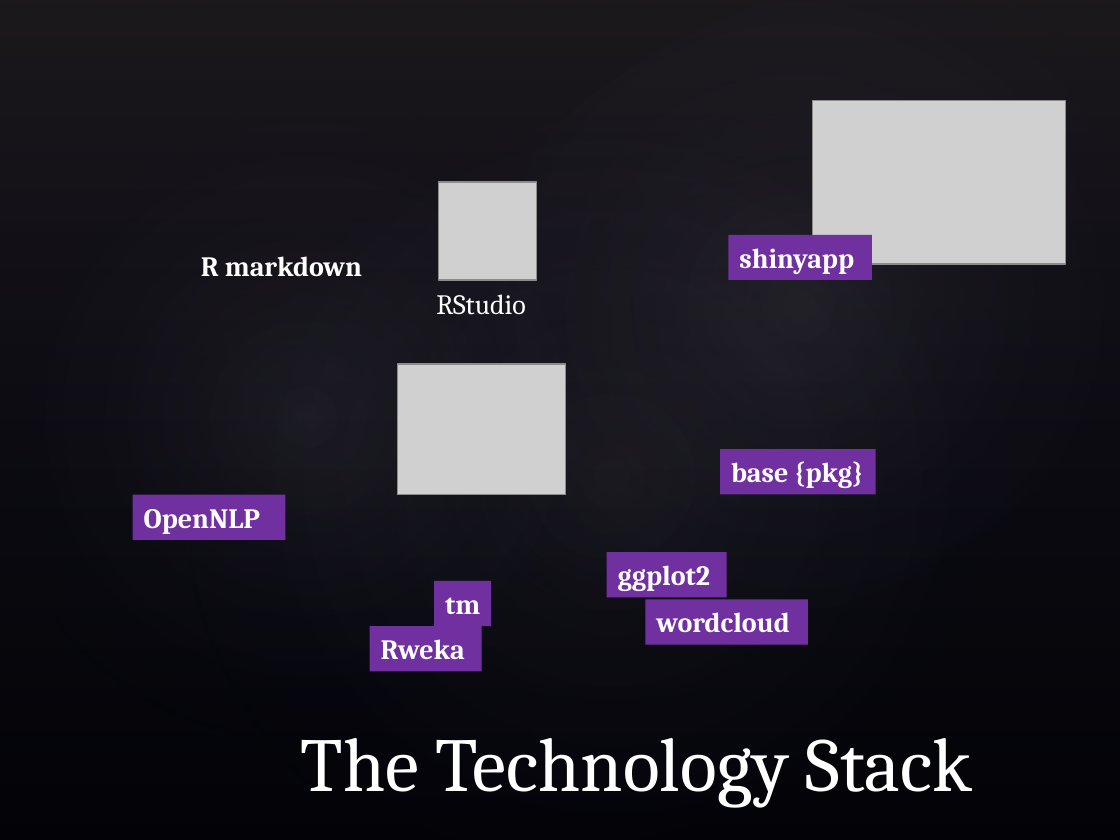
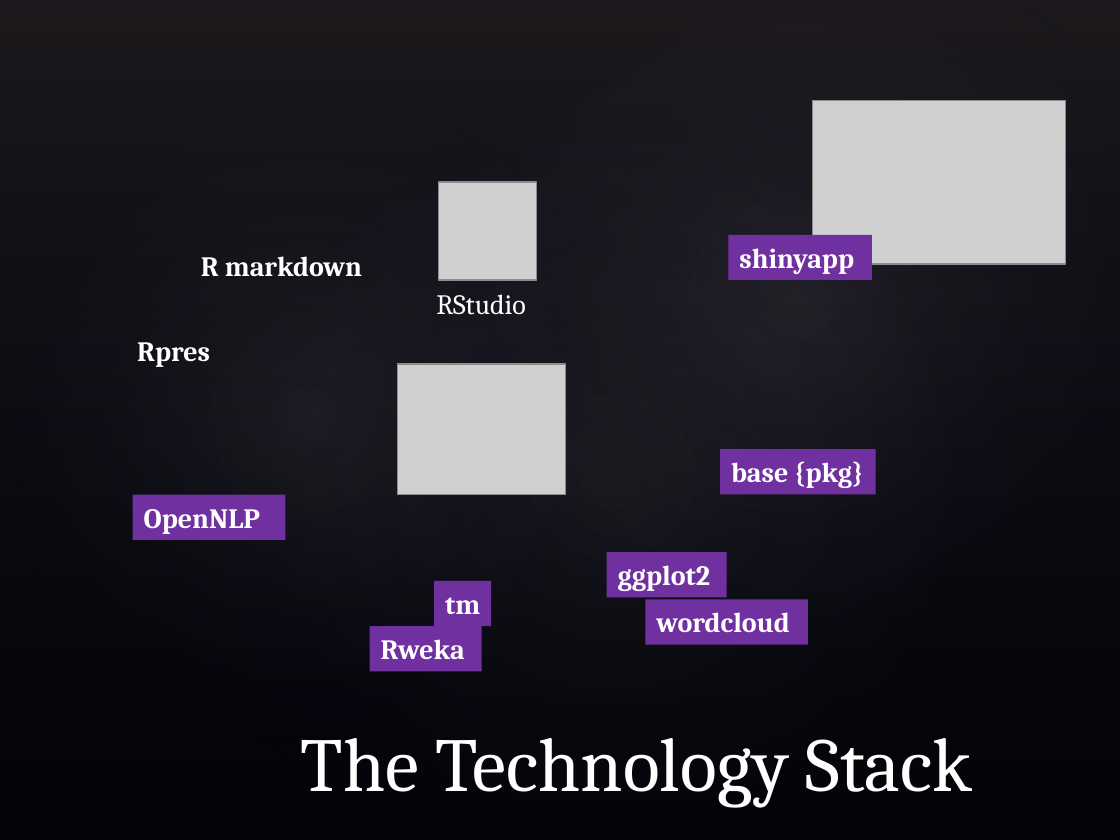
Before and after one commit to pparacch/CapstoneProjectDataScienceSpecialization, a slide deck: slide 8 of notes/lessonLearned.pptx (slide 12 before the commit). Drawn at 1120x840 pixels with LibreOffice and Linux fonts; fonts in the diff are those of the drawing; grey boxes stand for pictures; background and template pictures are left out. Boxes give left, top, right and bottom in pixels: in the first picture for what was removed or moved away, otherwise in the second. Text is boxed around its words. In the diff, an @@ line names an element or a change of style, - is before the commit and + after.

```diff
--- a/notes/lessonLearned.pptx
+++ b/notes/lessonLearned.pptx
@@ text added at [137, 342, 210, 367], 18 pt, text #FFFFFF, bold @@
+Rpres
```
Also in this commit, not shown: 5 other slides changed, 4 slides added, 2 other files.
